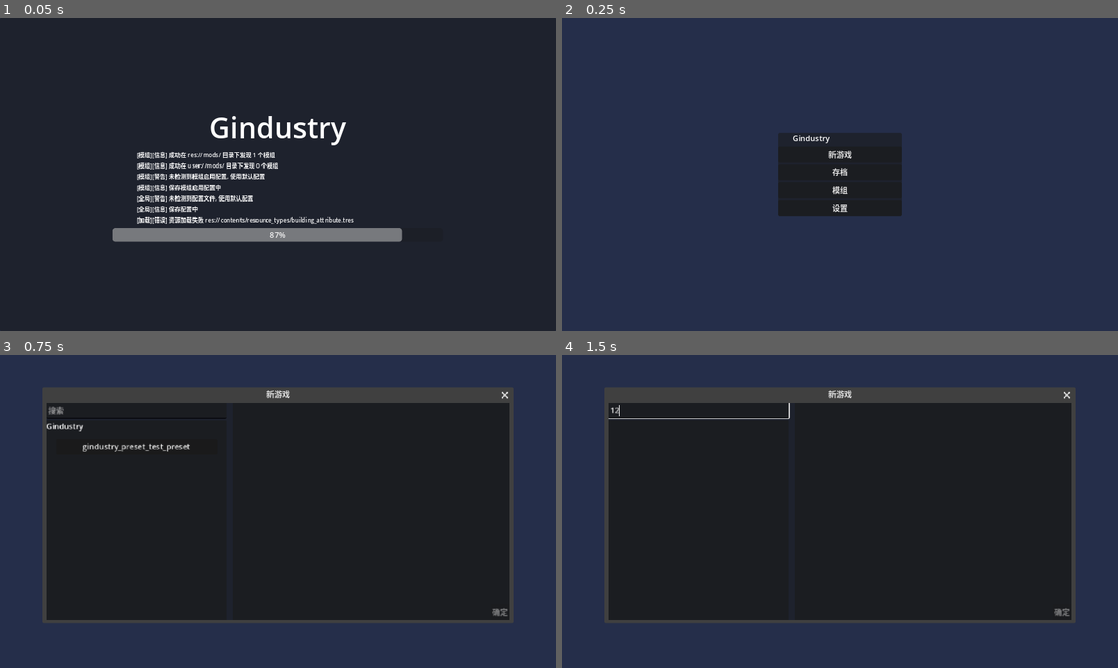
Above: before the commit, frames 1-4 (two rows, left to right).
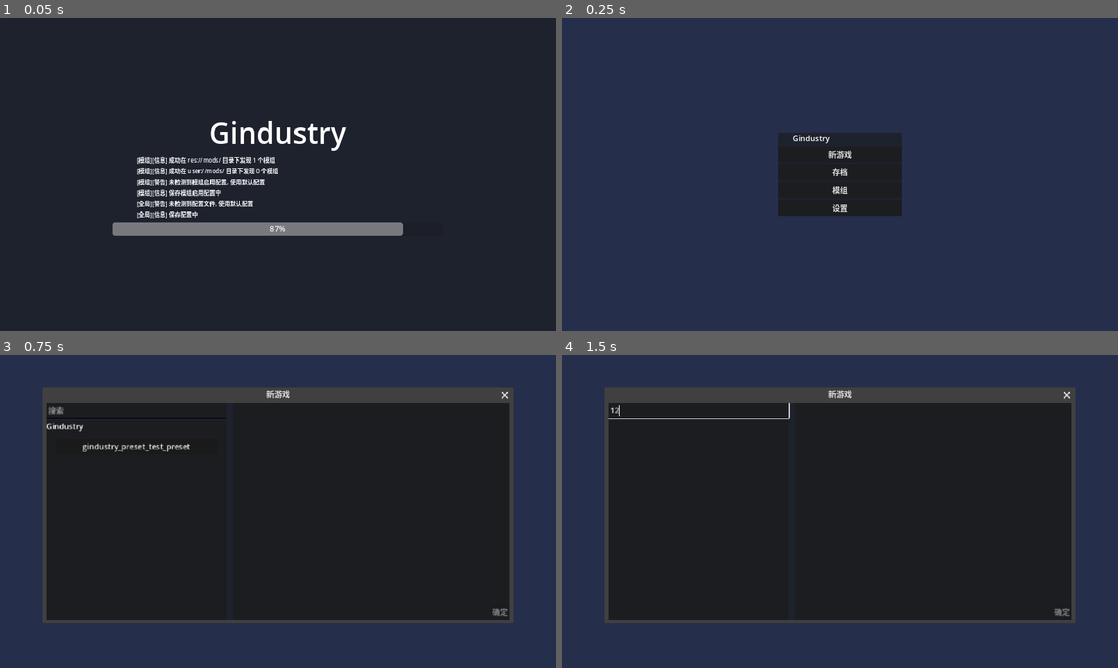
Above: after the commit, the same moments.

Repository: aawwaaa/gindustry
Game: Godot game, scene res://ui/main.tscn
Same seed, same stepped clock (60 frames per second), same inputs: the game is played once before the commit and once after it.
Inputs (mouse positions are in pixels of both pictures, inside the frame that each line leads up to):
- Up to frame 1 (0.05 s): no input
- Up to frame 2 (0.25 s): no input
- Up to frame 3 (0.75 s): click "新游戏" at 0.5 s
- Up to frame 4 (1.5 s): click (701, 411) at 1.27 s; type "12" at 1.35 s

The runs differ from the first frame. In frame 1, 6.0% of the frame differs, in the area x 20-73%, y 31-72%; in frame 2, nothing differs; in frame 3, nothing differs; in frame 4, nothing differs.
Error before the commit: Invalid access to property or key 'order' on a base object of type 'Resource (ResourceTypeType)'. (res://ui/game/build/build_ui.gd:72)

Commit message:
bug fix

Diff:
--- a/contents/content_list.gd
+++ b/contents/content_list.gd
@@ -12,7 +12,7 @@
 
     await load_type("resource_types/", [
         "building_category.tres",
-        "building_attribute.tres",
+        "building_attribute_type.tres",
         "consumer_type.tres",
         "provider_type.tres",
     ])
--- a/contents/entities/building_shadow_container/building_shadow_container.tscn
+++ b/contents/entities/building_shadow_container/building_shadow_container.tscn
@@ -1,6 +1,6 @@
 [gd_scene load_steps=3 format=3 uid="uid://8xf5hsaj7jk1"]
 
-[ext_resource type="Script" path="res://types/world/entity/entity.gd" id="1_70ccx"]
+[ext_resource type="Script" path="res://types/entity/entity.gd" id="1_70ccx"]
 [ext_resource type="Script" path="res://contents/entities/building_shadow_container/building_shadow_container.gd" id="1_s2tmb"]
 
 [node name="BuildingShadowContainer" type="Node2D" node_paths=PackedStringArray("entity")]
--- a/contents/input_handlers/desktop/desktop.gd
+++ b/contents/input_handlers/desktop/desktop.gd
@@ -47,6 +47,10 @@
 func _unload_ui(node: Control) -> void:
     build.unload_ui(node)
 
+func _accept_input(name: StringName, func_name: StringName, args: Array = []) -> bool:
+    if name == "build" and item_use.activate: return false
+    return true
+
 func handle_input_event_mouse(event: InputEventMouse) -> void:
     var pos = event.position
     var trans = Game.camera_node.get_viewport_transform()
--- a/mods/gindustry/contents/buildings/test/shadow.tscn
+++ b/mods/gindustry/contents/buildings/test/shadow.tscn
@@ -2,7 +2,6 @@
 
 [ext_resource type="PackedScene" uid="uid://dowx2nq7aicx4" path="res://types/building/building_shadow.tscn" id="0_q8n3c"]
 [ext_resource type="Texture2D" uid="uid://cpwbq7b4r4vob" path="res://mods/gindustry/assets/buildings/test_build.png" id="3_q2igq"]
-
 
 [sub_resource type="ConcavePolygonShape2D" id="ConcavePolygonShape2D_s2vsi"]
 segments = PackedVector2Array(-12, -44, 12, -44, -44, -12, 44, -12, 20, 24, 44, 24)
--- a/mods/gindustry/contents/entities/test_entity_1/test_entity_1.tscn
+++ b/mods/gindustry/contents/entities/test_entity_1/test_entity_1.tscn
@@ -2,7 +2,7 @@
 
 [ext_resource type="Script" path="res://mods/gindustry/contents/entities/test_entity_1/test_entity_1.gd" id="1_1fkk2"]
 [ext_resource type="Texture2D" uid="uid://bpamijghl1a1b" path="res://mods/gindustry/assets/simple_entities.png" id="2_jcxak"]
-[ext_resource type="Script" path="res://types/world/entity/entity.gd" id="3_k606n"]
+[ext_resource type="Script" path="res://types/entity/entity.gd" id="3_k606n"]
 
 [sub_resource type="AtlasTexture" id="AtlasTexture_j4j55"]
 atlas = ExtResource("2_jcxak")
--- a/mods/gindustry/contents/items/coal.tres
+++ b/mods/gindustry/contents/items/coal.tres
@@ -1,6 +1,6 @@
 [gd_resource type="Resource" script_class="GeneralItemType" load_steps=4 format=3 uid="uid://c7tfdm8ui7dcn"]
 
-[ext_resource type="Script" path="res://types/contents/general_item_type.gd" id="1_yav3j"]
+[ext_resource type="Script" path="res://types/item/general_item_type.gd" id="1_yav3j"]
 [ext_resource type="Texture2D" uid="uid://dpwr765fhcbd7" path="res://mods/gindustry/assets/items.png" id="2_bvrse"]
 
 [sub_resource type="AtlasTexture" id="AtlasTexture_duhsc"]
--- a/mods/gindustry/contents/items/graphite.tres
+++ b/mods/gindustry/contents/items/graphite.tres
@@ -1,6 +1,6 @@
 [gd_resource type="Resource" script_class="GeneralItemType" load_steps=4 format=3 uid="uid://dnqlfhcksblfn"]
 
-[ext_resource type="Script" path="res://types/contents/general_item_type.gd" id="1_yav3j"]
+[ext_resource type="Script" path="res://types/item/general_item_type.gd" id="1_yav3j"]
 [ext_resource type="Texture2D" uid="uid://dpwr765fhcbd7" path="res://mods/gindustry/assets/items.png" id="2_a3x1o"]
 
 [sub_resource type="AtlasTexture" id="AtlasTexture_jcd4q"]
--- a/mods/gindustry/contents/items/lead.tres
+++ b/mods/gindustry/contents/items/lead.tres
@@ -1,6 +1,6 @@
 [gd_resource type="Resource" script_class="GeneralItemType" load_steps=4 format=3 uid="uid://gd3h3utq3l6o"]
 
-[ext_resource type="Script" path="res://types/contents/general_item_type.gd" id="1_yav3j"]
+[ext_resource type="Script" path="res://types/item/general_item_type.gd" id="1_yav3j"]
 [ext_resource type="Texture2D" uid="uid://dpwr765fhcbd7" path="res://mods/gindustry/assets/items.png" id="2_gkjk7"]
 
 [sub_resource type="AtlasTexture" id="AtlasTexture_jcd4q"]
--- a/mods/gindustry/contents/items/sand.tres
+++ b/mods/gindustry/contents/items/sand.tres
@@ -1,6 +1,6 @@
 [gd_resource type="Resource" script_class="GeneralItemType" load_steps=4 format=3 uid="uid://bx74ghsmao6t8"]
 
-[ext_resource type="Script" path="res://types/contents/general_item_type.gd" id="1_yav3j"]
+[ext_resource type="Script" path="res://types/item/general_item_type.gd" id="1_yav3j"]
 [ext_resource type="Texture2D" uid="uid://dpwr765fhcbd7" path="res://mods/gindustry/assets/items.png" id="2_wunbx"]
 
 [sub_resource type="AtlasTexture" id="AtlasTexture_jcd4q"]
--- a/mods/gindustry/contents/items/scrap.tres
+++ b/mods/gindustry/contents/items/scrap.tres
@@ -1,6 +1,6 @@
 [gd_resource type="Resource" script_class="GeneralItemType" load_steps=4 format=3 uid="uid://cvs0p8koow7u"]
 
-[ext_resource type="Script" path="res://types/contents/general_item_type.gd" id="1_6fvxn"]
+[ext_resource type="Script" path="res://types/item/general_item_type.gd" id="1_6fvxn"]
 [ext_resource type="Texture2D" uid="uid://dpwr765fhcbd7" path="res://mods/gindustry/assets/items.png" id="2_heklb"]
 
 [sub_resource type="AtlasTexture" id="AtlasTexture_jcd4q"]
--- a/mods/gindustry/contents/items/thorium.tres
+++ b/mods/gindustry/contents/items/thorium.tres
@@ -1,6 +1,6 @@
 [gd_resource type="Resource" script_class="GeneralItemType" load_steps=4 format=3 uid="uid://dtr33lmevkrru"]
 
-[ext_resource type="Script" path="res://types/contents/general_item_type.gd" id="1_jgruv"]
+[ext_resource type="Script" path="res://types/item/general_item_type.gd" id="1_jgruv"]
 [ext_resource type="Texture2D" uid="uid://dpwr765fhcbd7" path="res://mods/gindustry/assets/items.png" id="2_miyi1"]
 
 [sub_resource type="AtlasTexture" id="AtlasTexture_jcd4q"]
--- a/mods/gindustry/contents/items/titanium.tres
+++ b/mods/gindustry/contents/items/titanium.tres
@@ -1,6 +1,6 @@
 [gd_resource type="Resource" script_class="GeneralItemType" load_steps=4 format=3 uid="uid://cvahyeimd0mor"]
 
-[ext_resource type="Script" path="res://types/contents/general_item_type.gd" id="1_etq4f"]
+[ext_resource type="Script" path="res://types/item/general_item_type.gd" id="1_etq4f"]
 [ext_resource type="Texture2D" uid="uid://dpwr765fhcbd7" path="res://mods/gindustry/assets/items.png" id="2_mypct"]
 
 [sub_resource type="AtlasTexture" id="AtlasTexture_jcd4q"]
--- a/mods/gindustry/scripts/main.gd
+++ b/mods/gindustry/scripts/main.gd
@@ -29,9 +29,9 @@
 
     # floors
     logger.info(tr("Loader_ModLoad_Blocks"))
-    await load_floors(content_list.floors, root+"/types/floors/", floors)
+    await load_floors(content_list.floors, root+"/contents/floors", floors)
     # overlays
-    await load_floors(content_list.overlays, root+"/types/overlays/", overlays)
+    await load_floors(content_list.overlays, root+"/contents/overlays", overlays)
     # buildings
     await load_buildings(content_list.buildings)
 
@@ -82,7 +82,8 @@
             for id in range(1, Global.MAX_LAYERS):
                 source.create_alternative_tile(content.tile_coords, id);
             content.tile_source_id = source_id
-            content._init_by_mod(source)
+            if content is Gindustry_Floor or content is Gindustry_Overlay:
+                content._init_source(source)
             Contents.register_content(content);
             target[content.id] = content;
 
--- a/mods/gindustry/types/overlays/overlay.gd
+++ b/mods/gindustry/types/overlays/overlay.gd
@@ -4,6 +4,6 @@
 @export var tilemap_texture: Texture2D;
 @export_enum("ground", "water", "space", "none") var collision_type: String = "ground"
 
-func _init_by_mod(source: TileSetAtlasSource) -> void:
+func _init_source(source: TileSetAtlasSource) -> void:
     self.tile_alter_ids = Gindustry_Floor.default_tile_alter_ids
     Gindustry_Floor.apply_collision_type(collision_type, source, tile_coords);
--- a/scripts/game/types.gd
+++ b/scripts/game/types.gd
@@ -6,6 +6,9 @@
 func register_type(type: ResourceType) -> void:
     if type is ResourceTypeType:
         resource_type_types[type.name] = type
+        if not types.has(type):
+            types[type] = {}
+        return
     if not types.has(type.get_type()):
         types[type.get_type()] = {}
     types[type.get_type()][type.name] = type
--- a/types/adapter_unit/builder/builder_adapter_unit.gd
+++ b/types/adapter_unit/builder/builder_adapter_unit.gd
@@ -82,6 +82,7 @@
         if not result: return
         tile.building.shadow._handle_break(self)
         return
+    if not tile.building_shadow: return
     var result = tile.building_shadow.remove_item(overflowed_costs)
     for item in result["removed_items"]:
         item = adapter.item_source._add_item(item)
--- a/types/adapter_unit/builder/builder_adapter_unit_type.gd
+++ b/types/adapter_unit/builder/builder_adapter_unit_type.gd
@@ -8,4 +8,4 @@
 @export var build_speed: float = 1
 
 func _get_adapter_unit_scene() -> PackedScene:
-    return load("res://types/world/adapter_unit/builder/builder_adapter_unit.tscn")
+    return load("res://types/adapter_unit/builder/builder_adapter_unit.tscn")
--- a/types/game/player/input_handler.gd
+++ b/types/game/player/input_handler.gd
@@ -42,15 +42,19 @@
 func _ready() -> void:
     Game.current_player_changed.connect(_on_player_changed)
 
+func _accept_input(name: StringName, func_name: StringName, args: Array = []) -> bool:
+    return true
+
 func call_input_processor(name: StringName, func_name: StringName, args: Array = []) -> void:
     if not input_processors.has(name): return
+    if not _accept_input(name, func_name, args): return
     var processor = input_processors[name]
     if not processor or not processor.has_method(func_name): return
     processor[func_name].callv(args)
 
 func _on_player_changed(player: Player, from: Player) -> void:
     Utils.signal_dynamic_connect(controller, from.get_controller() if from else null,
-        "target_changed", _on_controller_target_changed)
+            "target_changed", _on_controller_target_changed)
     _on_controller_target_changed(target, from.get_controller().target if from else null)
 
 func _on_controller_target_changed(target: ControllerAdapter, from: ControllerAdapter) -> void:
--- a/types/item/item.tscn
+++ b/types/item/item.tscn
@@ -1,6 +1,6 @@
 [gd_scene load_steps=2 format=3 uid="uid://brm1lore6pbah"]
 
-[ext_resource type="Script" path="res://types/world/item/item.gd" id="1_caklt"]
+[ext_resource type="Script" path="res://types/item/item.gd" id="1_caklt"]
 
 [node name="Item" type="Node2D"]
 script = ExtResource("1_caklt")
--- a/types/item/item_use.tscn
+++ b/types/item/item_use.tscn
@@ -1,6 +1,6 @@
 [gd_scene load_steps=2 format=3 uid="uid://rqmyjdt5jn6l"]
 
-[ext_resource type="Script" path="res://types/world/item/item_use.gd" id="1_fjs6h"]
+[ext_resource type="Script" path="res://types/item/item_use.gd" id="1_fjs6h"]
 
 [node name="ItemUse" type="Node2D"]
 script = ExtResource("1_fjs6h")
--- a/ui/main.gd
+++ b/ui/main.gd
@@ -48,7 +48,7 @@
     if part == all:
         %Loading.visible = false;
         %MainMenu.visible = true;
-        Global.states.set_state(Global.States.MAIN_MENU);
+        Global.state.set_state(Global.States.MAIN_MENU);
         Headless.apply_args_from_cmdline()
 
 func init_configs() -> void:
